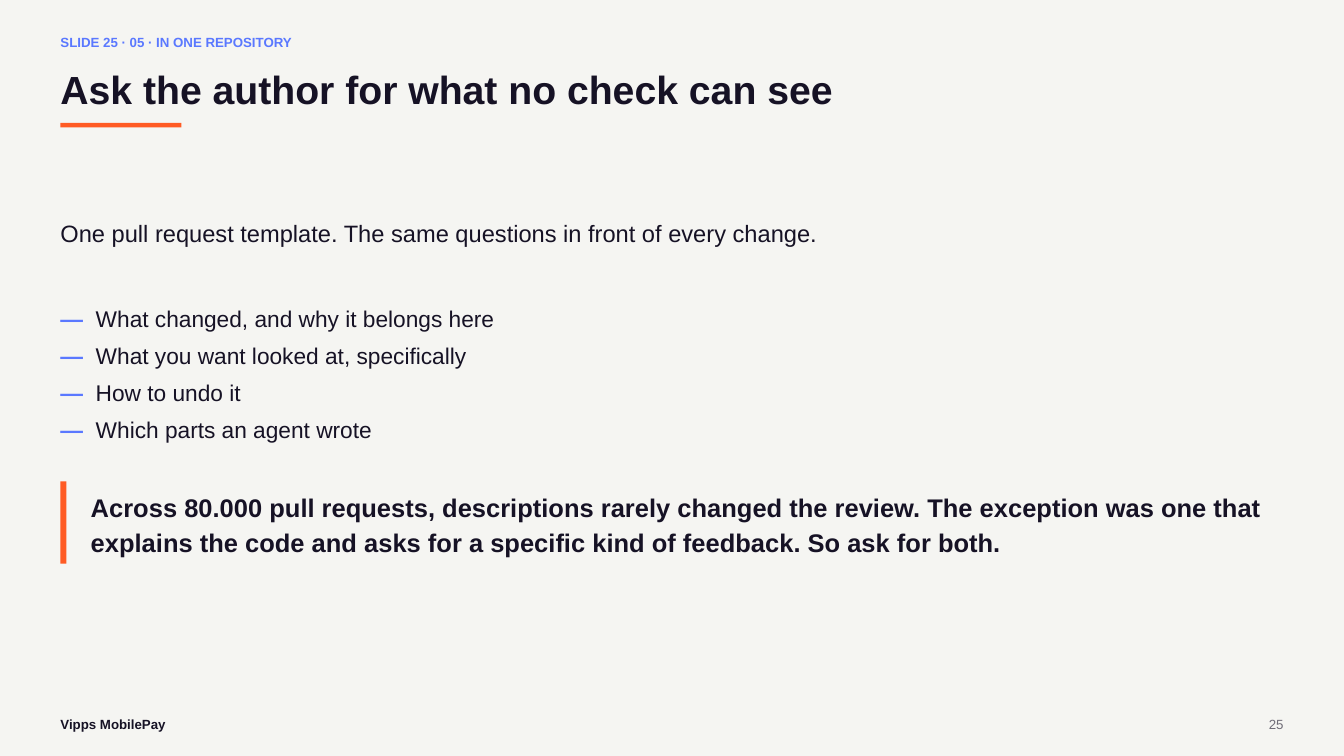
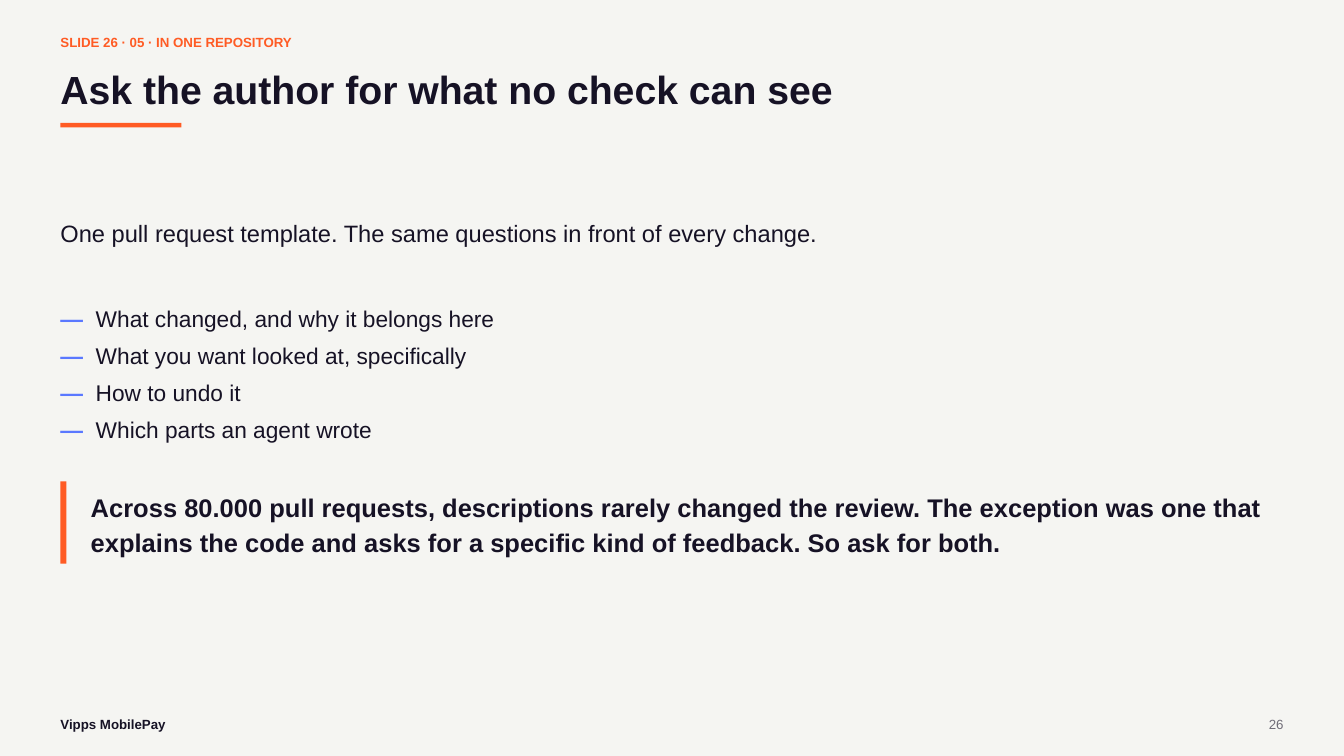
Before and after one commit to svenmalvik/buildtounderstand.org, a slide deck: slide 26 of presentations/what-is-the-second-pair-of-eyes-for-vippsmobilepay.pptx (slide 25 before the commit). Drawn at 1344x756 pixels with LibreOffice and Linux fonts; fonts in the diff are those of the drawing. Boxes give left, top, right and bottom in pixels: in the first picture for what was removed or moved away, otherwise in the second. Text is boxed around its words. In the diff, an @@ line names an element or a change of style, - is before the commit and + after.

```diff
--- a/presentations/what-is-the-second-pair-of-eyes-for-vippsmobilepay.pptx
+++ b/presentations/what-is-the-second-pair-of-eyes-for-vippsmobilepay.pptx
@@ text at bbox=[60, 37, 292, 47]: text changed; text colour #5A78FF to #FF5B24 @@
-SLIDE 25 · 05 · IN ONE REPOSITORY
+SLIDE 26 · 05 · IN ONE REPOSITORY
```
Also in this commit, not shown: 11 other slides changed, 1 slide added, 4 other files.
